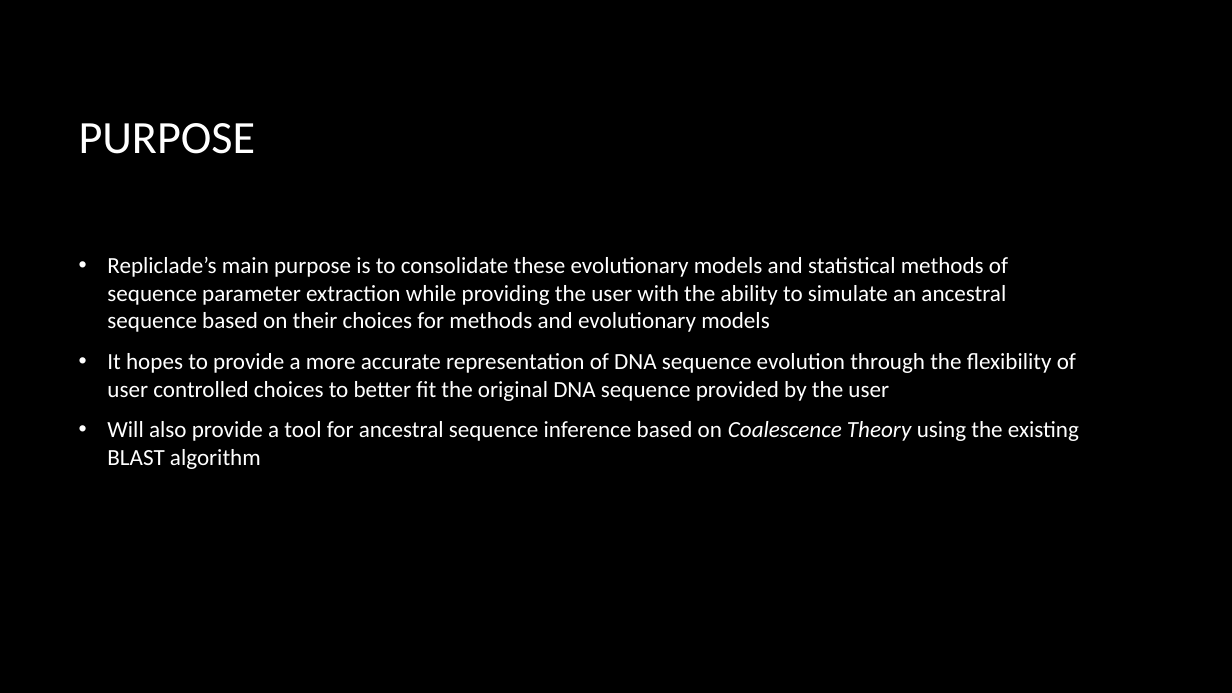
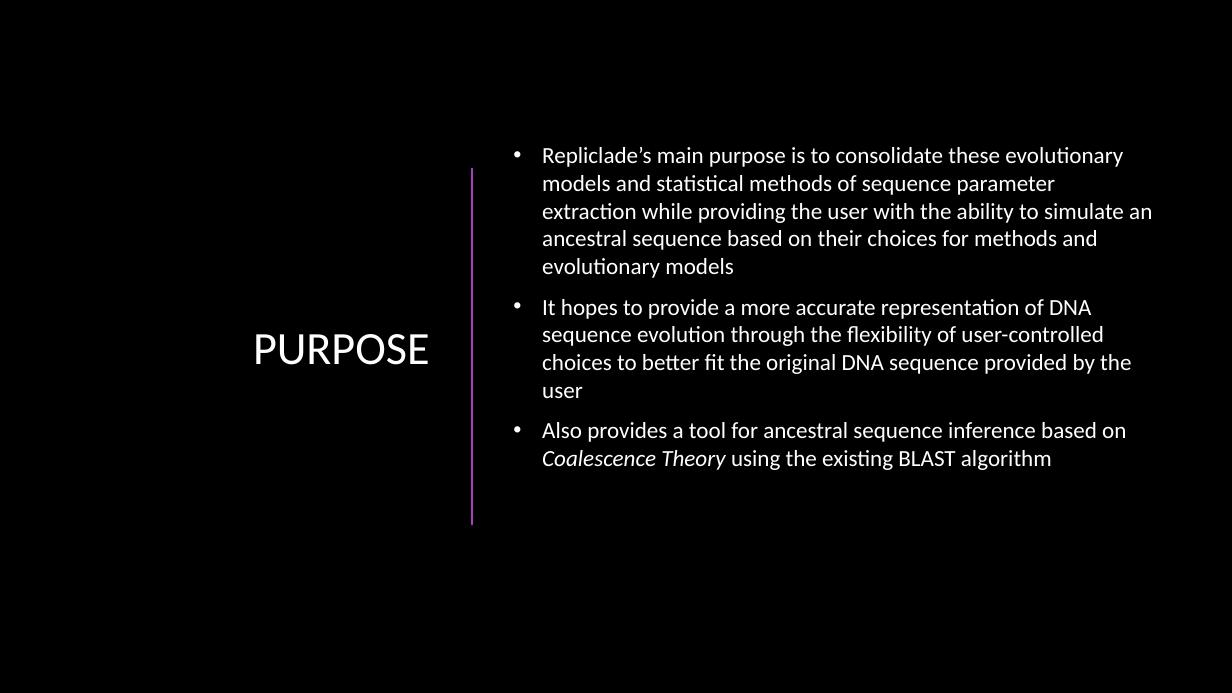
Before and after one commit to hakidehari/RepliClade, a slide deck: slide 4 of Repliclade_final/Repliclade.pptx. Drawn at 1232x693 pixels with LibreOffice and Linux fonts; fonts in the diff are those of the drawing; background and template pictures are left out. Boxes give left, top, right and bottom in pixels: in the first picture for what was removed or moved away, otherwise in the second. Text is boxed around its words. In the diff, an @@ line names an element or a change of style, - is before the commit and + after.

```diff
--- a/Repliclade_final/Repliclade.pptx
+++ b/Repliclade_final/Repliclade.pptx
@@ title "PURPOSE": place and size @@
-title "PURPOSE" at (79, 123, 256, 154)
+title "PURPOSE" at (253, 334, 430, 365)
@@ title "PURPOSE" at (253, 334, 430, 365): alignment left to right @@
@@ text "Repliclade’s main purpose is to ...": place and size @@
-text "Repliclade’s main purpose is to ..." at (107, 257, 1079, 469)
+text "Repliclade’s main purpose is to ..." at (542, 147, 1152, 470)
@@ line added from (471, 168) to (471, 524), #AC3EC1 1.5 pt @@
@@ text at (542, 299, 1131, 470): text changed @@
-• It hopes to provide a more accurate representation of DNA sequence evolution through the flexibility of user controlled choices to better fit the original DNA sequence provided by the user
-• Will also provide a tool for ancestral sequence inference based on Coalescence Theory using the existing BLAST algorithm
+• It hopes to provide a more accurate representation of DNA sequence evolution through the flexibility of user-controlled choices to better fit the original DNA sequence provided by the user
+• Also provides a tool for ancestral sequence inference based on Coalescence Theory using the existing BLAST algorithm
```
Also in this commit, not shown: 4 other slides changed, 15 slides added, 2 other files.
